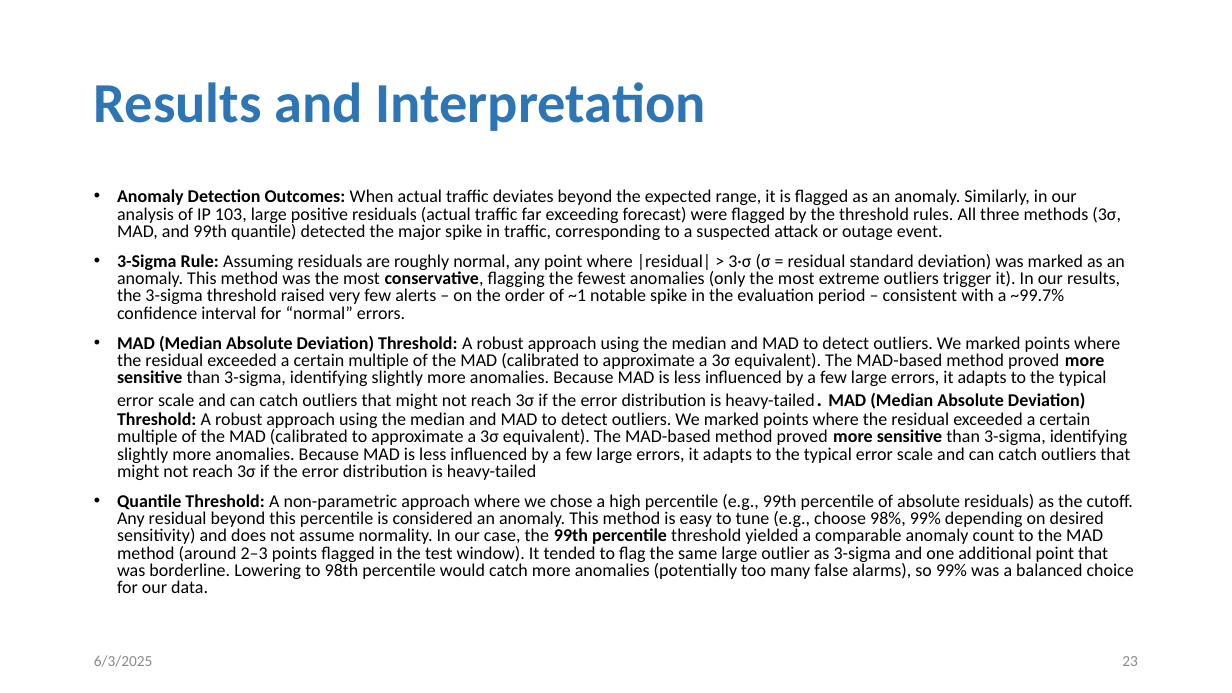
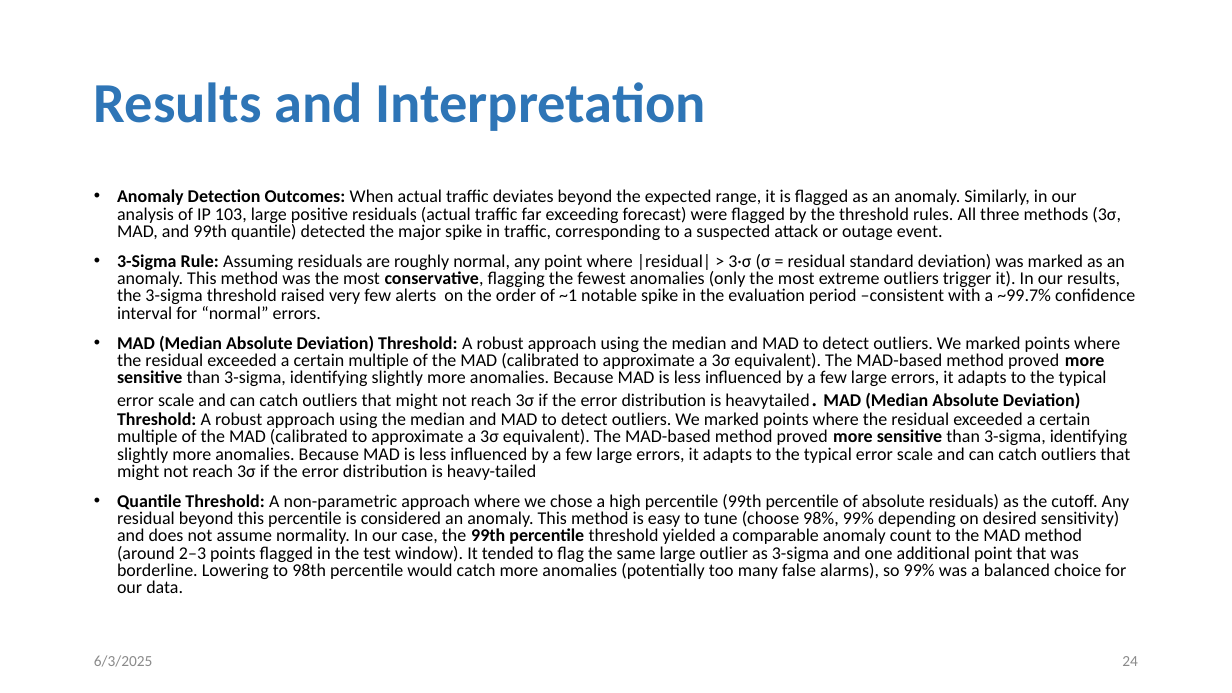
Before and after one commit to tanjilaahmed2/cesnet-anomaly-detection, a slide deck: slide 24 of LBNL Panel Interview_Tanjila.pptm (slide 23 before the commit). Drawn at 1232x693 pixels with LibreOffice and Linux fonts; fonts in the diff are those of the drawing. Boxes give left, top, right and bottom in pixels: in the first picture for what was removed or moved away, otherwise in the second. Text is boxed around its words. In the diff, an @@ line names an element or a change of style, - is before the commit and + after.

Commit message:
Updated ppt

```diff
--- a/LBNL Panel Interview_Tanjila.pptm
+++ b/LBNL Panel Interview_Tanjila.pptm
@@ text at box(117, 254, 1135, 593): text changed @@
-• 3-Sigma Rule: Assuming residuals are roughly normal, any point where |residual| > 3·σ (σ = residual standard deviation) was marked as an anomaly. This method was the most conservative, flagging the fewest anomalies (only the most extreme outliers trigger it). In our results, the 3-sigma threshold raised very few alerts – on the order of ~1 notable spike in the evaluation period – consistent with a ~99.7% confidence interval for “normal” errors.
-• MAD (Median Absolute Deviation) Threshold: A robust approach using the median and MAD to detect outliers. We marked points where the residual exceeded a certain multiple of the MAD (calibrated to approximate a 3σ equivalent). The MAD-based method proved more sensitive than 3-sigma, identifying slightly more anomalies. Because MAD is less influenced by a few large errors, it adapts to the typical error scale and can catch outliers that might not reach 3σ if the error distribution is heavy-tailed. MAD (Median Absolute Deviation) Threshold: A robust approach using the median and MAD to detect outliers. We marked points where the residual exceeded a certain multiple of the MAD (calibrated to approximate a 3σ equivalent). The MAD-based method proved more sensitive than 3-sigma, identifying slightly more anomalies. Because MAD is less influenced by a few large errors, it adapts to the typical error scale and can catch outliers that might not reach 3σ if the error distribution is heavy-tailed
-• Quantile Threshold: A non-parametric approach where we chose a high percentile (e.g., 99th percentile of absolute residuals) as the cutoff. Any residual beyond this percentile is considered an anomaly. This method is easy to tune (e.g., choose 98%, 99% depending on desired sensitivity) and does not assume normality. In our case, the 99th percentile threshold yielded a comparable anomaly count to the MAD method (around 2–3 points flagged in the test window). It tended to flag the same large outlier as 3-sigma and one additional point that was borderline. Lowering to 98th percentile would catch more anomalies (potentially too many false alarms), so 99% was a balanced choice for our data.
+• 3-Sigma Rule: Assuming residuals are roughly normal, any point where |residual| > 3·σ (σ = residual standard deviation) was marked as an anomaly. This method was the most conservative, flagging the fewest anomalies (only the most extreme outliers trigger it). In our results, the 3-sigma threshold raised very few alerts on the order of ~1 notable spike in the evaluation period –consistent with a ~99.7% confidence interval for “normal” errors.
+• MAD (Median Absolute Deviation) Threshold: A robust approach using the median and MAD to detect outliers. We marked points where the residual exceeded a certain multiple of the MAD (calibrated to approximate a 3σ equivalent). The MAD-based method proved more sensitive than 3-sigma, identifying slightly more anomalies. Because MAD is less influenced by a few large errors, it adapts to the typical error scale and can catch outliers that might not reach 3σ if the error distribution is heavytailed. MAD (Median Absolute Deviation) Threshold: A robust approach using the median and MAD to detect outliers. We marked points where the residual exceeded a certain multiple of the MAD (calibrated to approximate a 3σ equivalent). The MAD-based method proved more sensitive than 3-sigma, identifying slightly more anomalies. Because MAD is less influenced by a few large errors, it adapts to the typical error scale and can catch outliers that might not reach 3σ if the error distribution is heavy-tailed
+• Quantile Threshold: A non-parametric approach where we chose a high percentile (99th percentile of absolute residuals) as the cutoff. Any residual beyond this percentile is considered an anomaly. This method is easy to tune (choose 98%, 99% depending on desired sensitivity) and does not assume normality. In our case, the 99th percentile threshold yielded a comparable anomaly count to the MAD method (around 2–3 points flagged in the test window). It tended to flag the same large outlier as 3-sigma and one additional point that was borderline. Lowering to 98th percentile would catch more anomalies (potentially too many false alarms), so 99% was a balanced choice for our data.
@@ page number at box(1122, 656, 1138, 666): text changed @@
-23
+24
```
Also in this commit, not shown: 2 other slides changed, 1 slide added.
